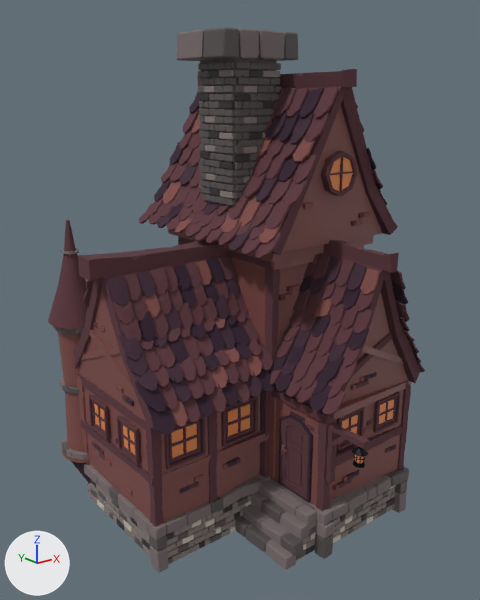
Renders of the FBX model Assets/Cenário/Casas/Casas de pedra/casa-pedra9.fbx from each side of a commit.
Rendered twice from a 50 mm lens placed at (12.91, -11.33, 6.49), pointed at (19.11, -3.59, 3.4). Every picture has the same lights, and +X, +Y and +Z are marked at lower left. Where no turn or scale is listed for an object, it has been applied to the vertices. Vertices at the same position are counted once.
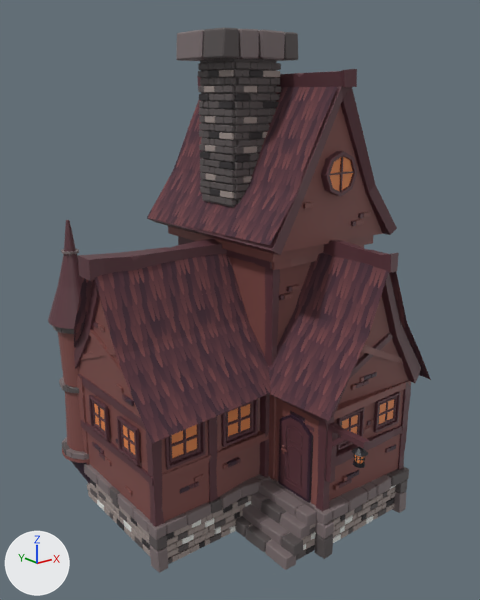
Where the newer file only moved an object's origin or applied its transform, the numbers keep the older frame.

The change, as a diff of the scene's bpy script:
```diff
--- a/Assets/Cenário/Casas/Casas de pedra/casa-pedra9.fbx.py
+++ b/Assets/Cenário/Casas/Casas de pedra/casa-pedra9.fbx.py
@@ img_telhamarrom_png @@
+img_telhamarrom_png = load_image('TelhaMarrom.png', '../../Texturas-Ambiente/Vila/Casas/TelhaMarrom.png', 2048, 2048, 'sRGB')
@@ img_octo80_32x_png @@
+img_octo80_32x_png = load_image('octo80-32x.png', '../../../Meshes/Minions/octo80-32x.png', 2560, 32, 'sRGB')
@@ mat_telhamarrom @@
+mat_telhamarrom = bpy.data.materials.new('TelhaMarrom')
+# uses the picture img_telhamarrom_png
@@ mat_material @@
+mat_material = principled_material('Material')
+mat_material.texture = img_octo80_32x_png
@@ me_cube_002 @@
 # used by ob_cube_001; location = (19.28, -3.34, 2.13)
-me_cube_002.from_pydata(...)  # 44167 vertices, 44902 faces; spans x -2.48..2.34, y -2.77..2.23, z -2.37..5.21
-me_cube_002.materials.append(mat_marrom1)  # dark purple #331e2f
-me_cube_002.materials.append(mat_tijolo2)  # grey #7d7071
-me_cube_002.materials.append(mat_tijolo)  # dark grey #5a5353
-me_cube_002.materials.append(mat_pedrinha2)  # dark grey #5a5353
+me_cube_002.from_pydata(...)  # 33167 vertices, 34782 faces; spans x -2.48..2.25, y -2.77..2.15, z -2.37..5.21
+# me_cube_002 part 1: 445 loose pieces with 10940 vertices, spanning x -2.31..2.34, y -2.38..2.23, z -0.03..4.49, are deleted
+# me_cube_002 part 2: 117 vertices moved within x -1.57..1.51, y -2.05..1.55, z -0.74..1.18; 124 vertices removed from x -2.08..1.51, y -2.05..2.1, z -1.49..1.18; 64 vertices added at x -2.4..2.25, y -2.3..1.99, z -0.05..4.44
+# me_cube_002 part 3: 8062 faces spanning x -2.17..1.86, y -2.08..1.59, z -2.32..4.67 switch from mat_pedrinha1 (grey #887d79) to mat_material (picture img_octo80_32x_png)
+# me_cube_002 part 4: 7404 faces spanning x -2.27..1.89, y -2.75..1.59, z -1.62..3.55 switch from mat_madeira3 (brown #5c373e) to mat_material (picture img_octo80_32x_png)
+# me_cube_002 part 5: 753 faces spanning x -2.48..2.04, y -2.1..2.15, z -1.74..4.27 switch from mat_madeira2 (brown #804e4a) to mat_material (picture img_octo80_32x_png)
+# me_cube_002 part 6: 2014 faces spanning x -2.48..1.86, y -2.05..2.15, z -1.43..3.46 switch from mat_marrom2 (brown #5c373e) to mat_material (picture img_octo80_32x_png)
+# me_cube_002 part 7: 221 faces spanning x -2.47..2.2, y -2.33..2.13, z -0.02..4.67 switch from mat_madeira1 (brown #5c373e) to mat_material (picture img_octo80_32x_png)
+# me_cube_002 part 8: 936 faces spanning x -2.16..1.83, y -2.07..1.59, z -2.32..-1.79 switch from mat_pedrinha3 (light grey #cfc6b8) to mat_material (picture img_octo80_32x_png)
+# me_cube_002 part 9: 168 faces spanning x -0.08..0.12, y -2.77..-2.52, z -0.58..-0.25 switch from mat_preto (black #1d1b21) to mat_material (picture img_octo80_32x_png)
 me_cube_002.materials.append(mat_amarelo)
-me_cube_002.materials.append(mat_marrom3)  # dark purple #402937
-me_cube_002.materials.append(mat_marrom4)  # brown #804e4a
-me_cube_002.materials.append(mat_pedrinha4)  # black #302c2e
+me_cube_002.materials.append(mat_telhamarrom)
```

Location of each change, [x1, y1, x2, y2] in pixels of the pictures (480 x 600 px; the box of a moved part takes in the faces that stretch with it):
'Cube.001', reshaped: before [48, 27, 425, 573]; after [48, 27, 431, 573]
part 1 of me_cube_002, deleted: before [84, 87, 425, 435]
part 2 of me_cube_002, moved or reshaped: before [344, 398, 396, 441]; after [74, 87, 431, 443]
part 3 of me_cube_002, recoloured: [87, 70, 396, 562] in both
part 4 of me_cube_002, recoloured: [136, 151, 411, 469] in both
part 5 of me_cube_002, recoloured: [71, 105, 411, 469] in both
part 6 of me_cube_002, recoloured: [67, 186, 390, 453] in both
part 7 of me_cube_002, recoloured: [75, 74, 421, 417] in both
part 8 of me_cube_002, recoloured: [97, 485, 396, 550] in both
part 9 of me_cube_002, recoloured: [351, 447, 368, 468] in both
